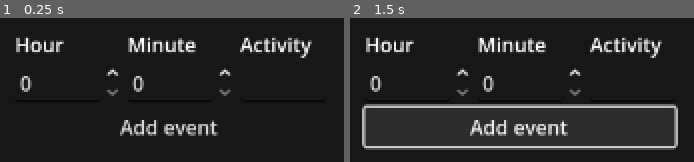
Above: before the commit, frames 1-2 (left to right).
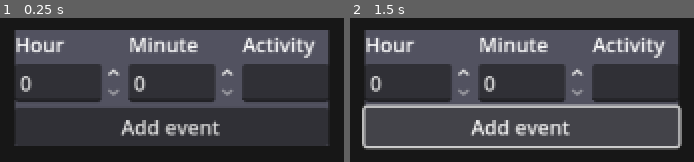
Above: after the commit, the same moments.

Repository: Faisa-l/AT-Interactivity-for-Activity-Project
Game: Godot game, scene res://Scenes/main.tscn
The game is run twice, just before and just after one commit, with the same random seed, the same clock (stepped at 60 frames per second) and the same inputs.
Inputs:
- Up to frame 1 (0.25 s): no input
- Up to frame 2 (1.5 s): click "Add event" at 0.5 s; click "Add event" at 1.25 s

The runs differ from the first frame. In frame 1, 71% of the frame differs, in the area x 4-96%, y 8-89%; in frame 2, 70%.

Commit message:
Add background to event creator
Unusually difficult

Diff:
--- a/Scenes/event_creator.tscn
+++ b/Scenes/event_creator.tscn
@@ -3,58 +3,67 @@
 [ext_resource type="Script" uid="uid://24g8myqs06hp" path="res://Scripts/input_text_validation.gd" id="1_31knt"]
 [ext_resource type="Script" uid="uid://jmmq4h6whmf3" path="res://Scripts/event_creator.gd" id="1_wwcuh"]
 
-[node name="EventCreator" type="VBoxContainer"]
-offset_right = 140.0
-offset_bottom = 40.0
-size_flags_horizontal = 4
+[node name="EventCreator" type="PanelContainer"]
+offset_right = 264.0
+offset_bottom = 100.0
+scale = Vector2(1.011298, 1)
 script = ExtResource("1_wwcuh")
 
-[node name="HBoxContainer" type="HBoxContainer" parent="."]
+[node name="Background" type="ColorRect" parent="."]
+layout_mode = 2
+color = Color(0.32156864, 0.32156864, 0.3764706, 1)
+
+[node name="Container" type="VBoxContainer" parent="."]
+z_index = 1
+layout_mode = 2
+size_flags_horizontal = 4
+
+[node name="HBoxContainer" type="HBoxContainer" parent="Container"]
 layout_mode = 2
 
-[node name="Hours" type="VBoxContainer" parent="HBoxContainer"]
+[node name="Hours" type="VBoxContainer" parent="Container/HBoxContainer"]
 layout_mode = 2
 
-[node name="HourLabel" type="Label" parent="HBoxContainer/Hours"]
+[node name="HourLabel" type="Label" parent="Container/HBoxContainer/Hours"]
 layout_mode = 2
 size_flags_horizontal = 3
 text = "Hour"
 
-[node name="HourEdit" type="SpinBox" parent="HBoxContainer/Hours"]
+[node name="HourEdit" type="SpinBox" parent="Container/HBoxContainer/Hours"]
 layout_mode = 2
 max_value = 24.0
 rounded = true
 
-[node name="Minutes" type="VBoxContainer" parent="HBoxContainer"]
+[node name="Minutes" type="VBoxContainer" parent="Container/HBoxContainer"]
 layout_mode = 2
 
-[node name="MinuteLabel" type="Label" parent="HBoxContainer/Minutes"]
+[node name="MinuteLabel" type="Label" parent="Container/HBoxContainer/Minutes"]
 layout_mode = 2
 size_flags_horizontal = 3
 text = "Minute"
 
-[node name="MinuteEdit" type="SpinBox" parent="HBoxContainer/Minutes"]
+[node name="MinuteEdit" type="SpinBox" parent="Container/HBoxContainer/Minutes"]
 layout_mode = 2
 max_value = 60.0
 rounded = true
 
-[node name="Activity" type="VBoxContainer" parent="HBoxContainer"]
+[node name="Activity" type="VBoxContainer" parent="Container/HBoxContainer"]
 layout_mode = 2
 
-[node name="ActivityLabel" type="Label" parent="HBoxContainer/Activity"]
+[node name="ActivityLabel" type="Label" parent="Container/HBoxContainer/Activity"]
 layout_mode = 2
 size_flags_horizontal = 3
 text = "Activity"
 
-[node name="ActivityEdit" type="LineEdit" parent="HBoxContainer/Activity"]
+[node name="ActivityEdit" type="LineEdit" parent="Container/HBoxContainer/Activity"]
 layout_mode = 2
 max_length = 12
 expand_to_text_length = true
 script = ExtResource("1_31knt")
 
-[node name="Button" type="Button" parent="."]
+[node name="Button" type="Button" parent="Container"]
 layout_mode = 2
 text = "Add event"
 
-[connection signal="text_changed" from="HBoxContainer/Activity/ActivityEdit" to="HBoxContainer/Activity/ActivityEdit" method="_on_text_changed"]
-[connection signal="button_up" from="Button" to="." method="_on_button_button_up"]
+[connection signal="text_changed" from="Container/HBoxContainer/Activity/ActivityEdit" to="Container/HBoxContainer/Activity/ActivityEdit" method="_on_text_changed"]
+[connection signal="button_up" from="Container/Button" to="." method="_on_button_button_up"]
--- a/Scripts/event_creator.gd
+++ b/Scripts/event_creator.gd
@@ -1,18 +1,18 @@
-class_name EventCreator extends VBoxContainer
+class_name EventCreator extends PanelContainer
 
 signal event_submitted(hours: int, minutes: int, activity : String)
 
 @onready
-var hours_box : SpinBox = $HBoxContainer/Hours/HourEdit
+var hours_box : SpinBox = $Container/HBoxContainer/Hours/HourEdit
 
 @onready
-var minutes_box : SpinBox= $HBoxContainer/Minutes/MinuteEdit
+var minutes_box : SpinBox= $Container/HBoxContainer/Minutes/MinuteEdit
 
 @onready
-var activity_box : LineEdit = $HBoxContainer/Activity/ActivityEdit
+var activity_box : LineEdit = $Container/HBoxContainer/Activity/ActivityEdit
 
 @onready
-var button : Button = $Button
+var button : Button = $Container/Button
 
 func _ready() -> void:
 	hours_box.get_line_edit().context_menu_enabled = false
